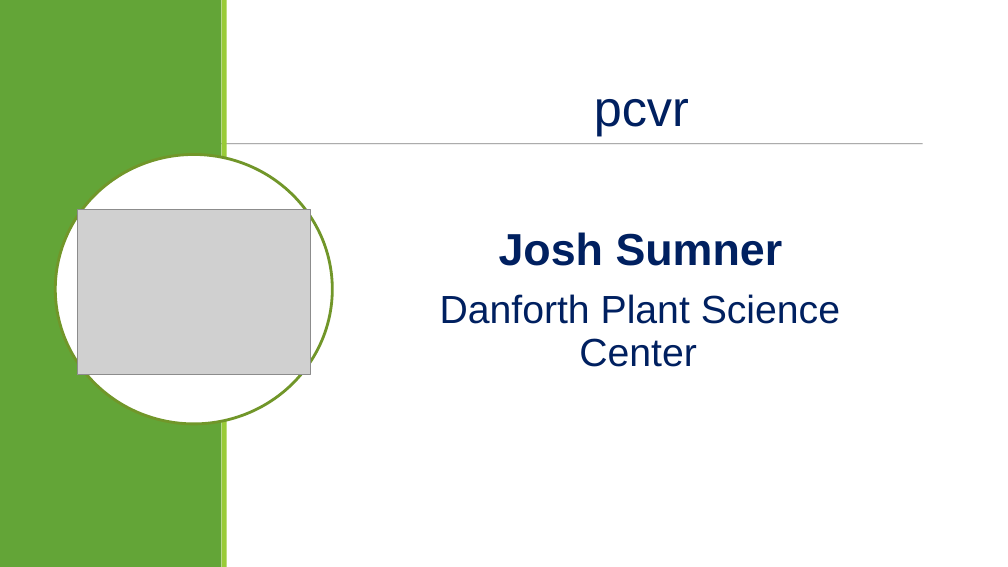
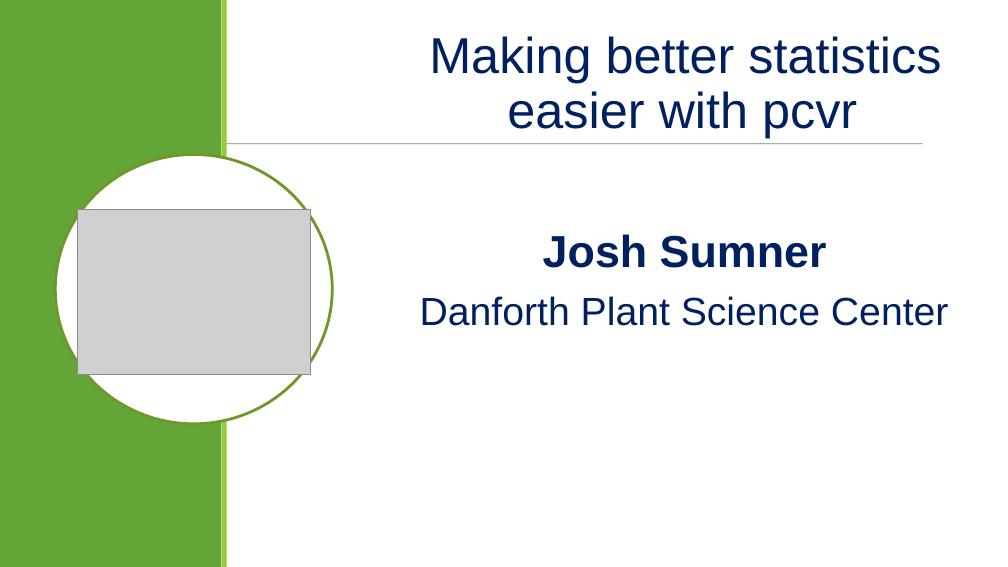
Before and after one commit to danforthcenter/pcvr, a slide deck: slide 1 of papers/nappn_2024/2024-NAPPN-jsumner-lightning.pptx. Drawn at 1008x567 pixels with LibreOffice and Linux fonts; fonts in the diff are those of the drawing; grey boxes stand for pictures. Boxes give left, top, right and bottom in pixels: in the first picture for what was removed or moved away, otherwise in the second. Text is boxed around its words. In the diff, an @@ line names an element or a change of style, - is before the commit and + after.

```diff
--- a/papers/nappn_2024/2024-NAPPN-jsumner-lightning.pptx
+++ b/papers/nappn_2024/2024-NAPPN-jsumner-lightning.pptx
@@ text "Making better statistics easier with ...": place and size @@
-text "Making better statistics easier with ..." at bbox=[440, 99, 840, 367]
+text "Making better statistics easier with ..." at bbox=[420, 36, 949, 326]
@@ text at bbox=[429, 36, 941, 138]: text changed @@
-  pcvr
+  Making better statistics easier with pcvr
```
Also in this commit, not shown: 2 slides added, 2 slides removed, 2 other files.
